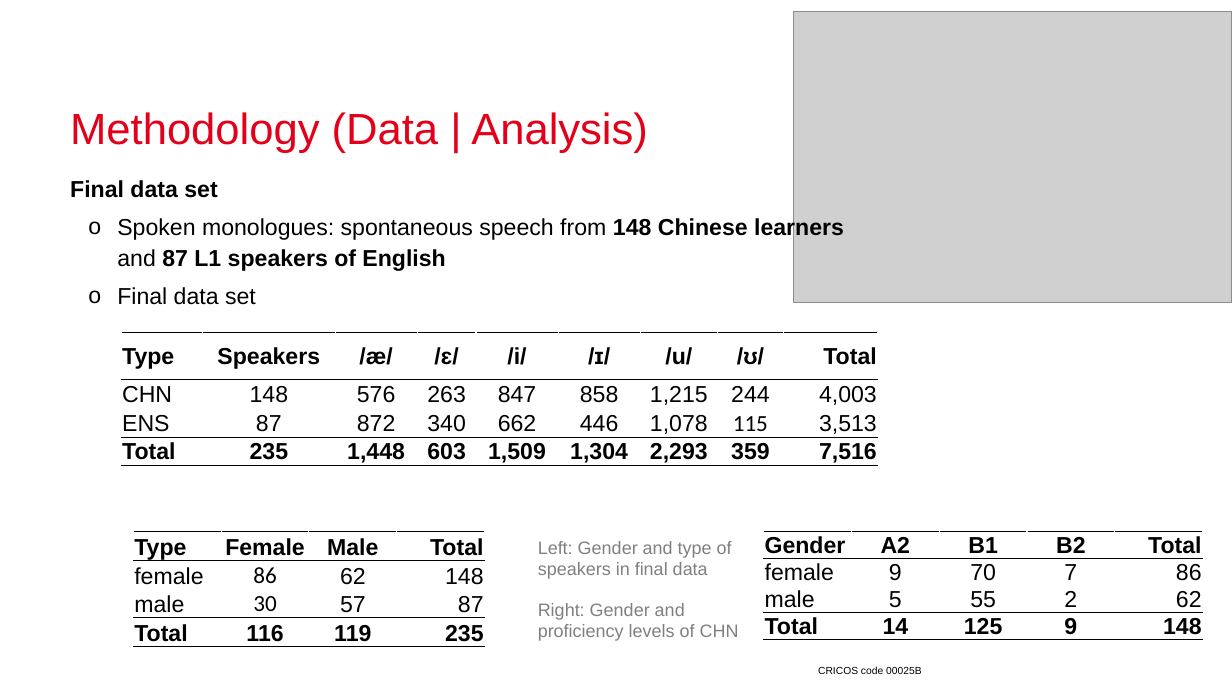
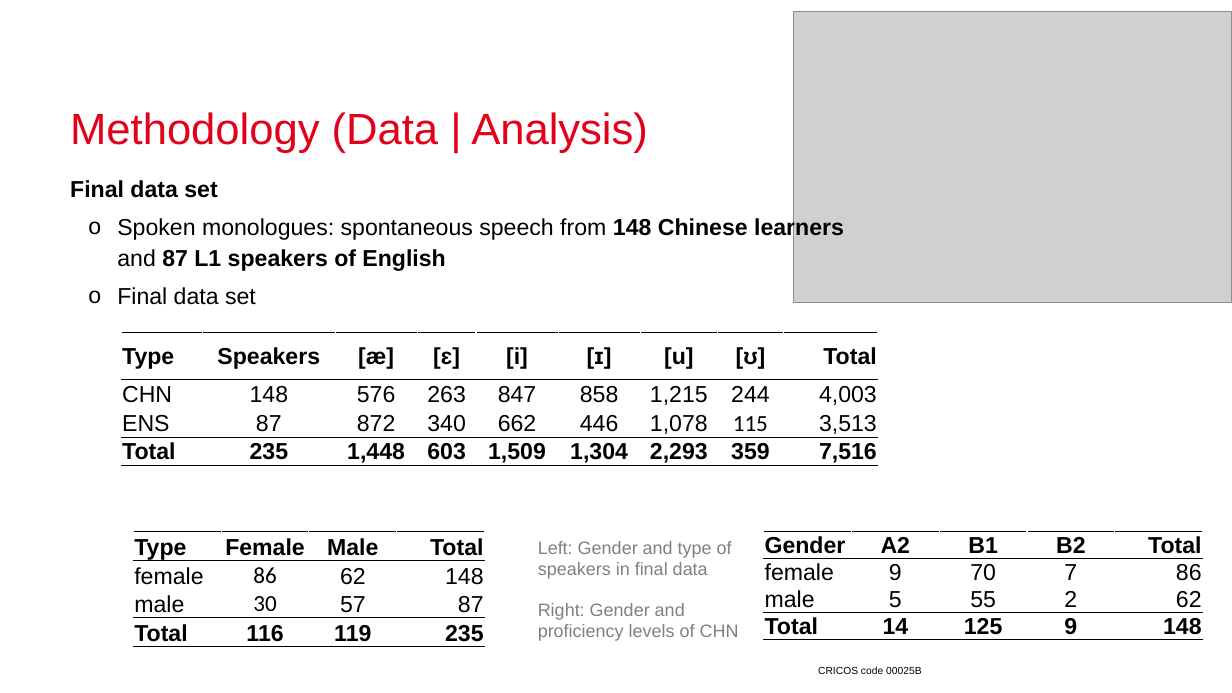
Before and after one commit to MartinSchweinberger/UHHvowels, a slide deck: slide 11 of Schweinberger_UHH_AnalyzingCHNVowels.pptx. Drawn at 1232x693 pixels with LibreOffice and Linux fonts; fonts in the diff are those of the drawing; grey boxes stand for pictures. Boxes give left, top, right and bottom in pixels: in the first picture for what was removed or moved away, otherwise in the second. Text is boxed around its words. In the diff, an @@ line names an element or a change of style, - is before the commit and + after.

Commit message:
pptx update

```diff
--- a/Schweinberger_UHH_AnalyzingCHNVowels.pptx
+++ b/Schweinberger_UHH_AnalyzingCHNVowels.pptx
@@ table at (121, 333, 878, 467) @@
-row 1: Type | Speakers | /æ/ | /ɛ/ | /i/ | /ɪ/ | /u/ | /ʊ/ | Total
+row 1: Type | Speakers | [æ] | [ɛ] | [i] | [ɪ] | [u] | [ʊ] | Total
```
Also in this commit, not shown: 3 other slides changed.
